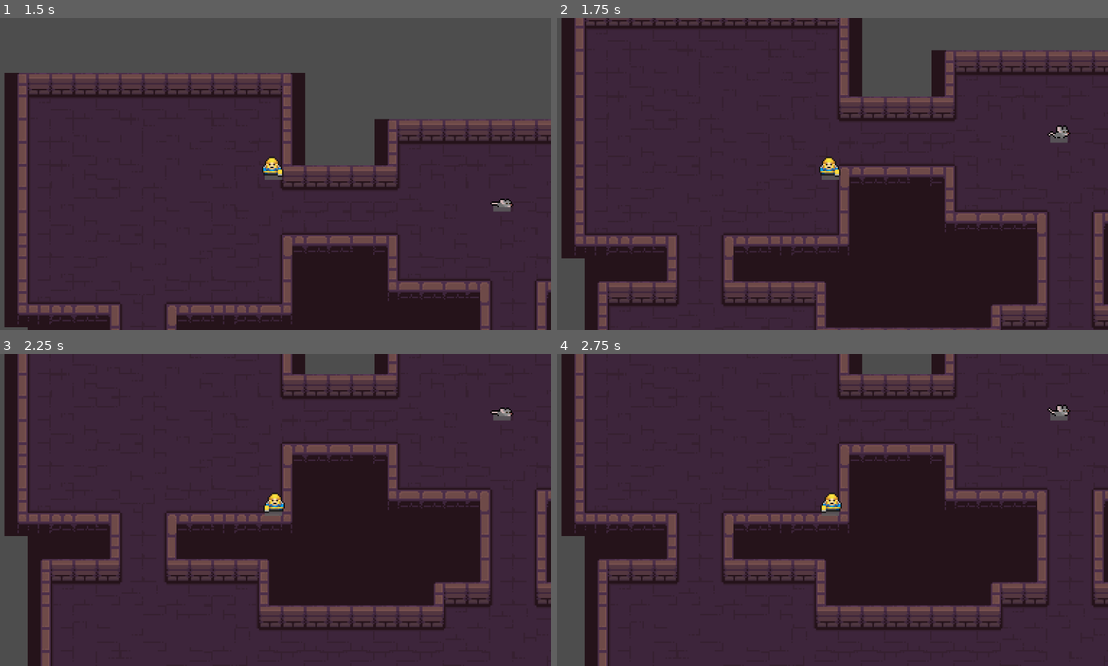
Above: before the commit, frames 1-4 (two rows, left to right).
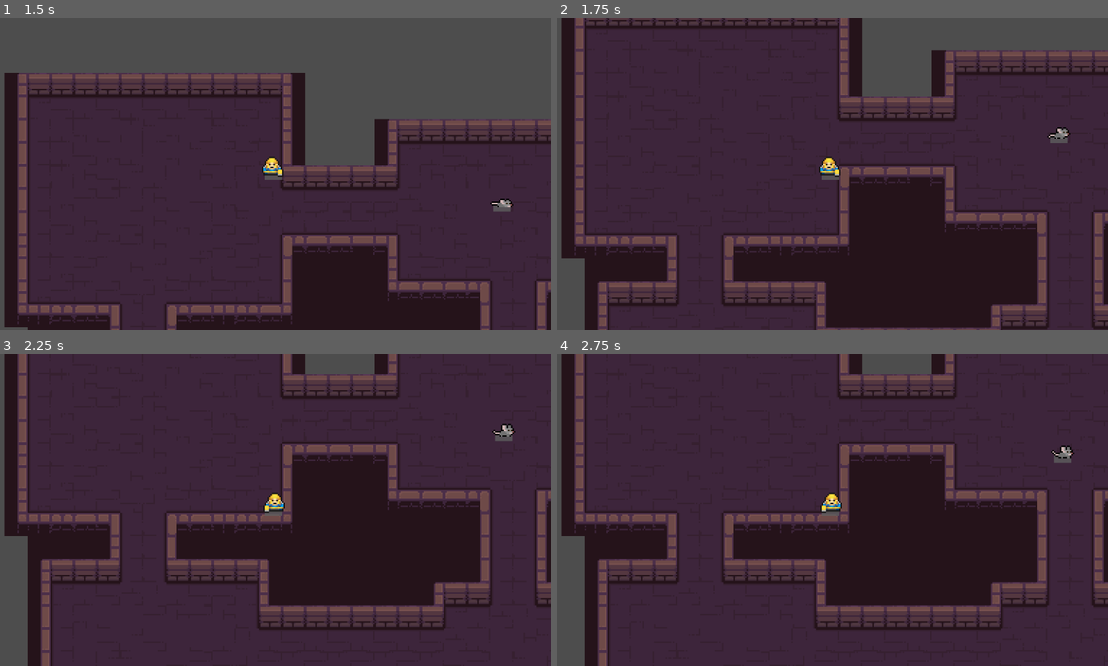
Above: after the commit, the same moments.

Repository: Mlee671/too-many-cats-
Game: Godot game, scene res://Scenes/main.tscn
Same seed, same stepped clock (60 frames per second), same inputs: the game is played once before the commit and once after it.
Inputs (mouse positions are in pixels of both pictures, inside the frame that each line leads up to):
- Up to frame 1 (1.5 s): tap Enter at 0.5 s; move the mouse to (396, 158) at 0.52 s; hold Right (Right) 0.53-1.28 s; tap Space (ability) at 0.6 s; move the mouse to (159, 189) at 1.27 s; hold S (Down) from 1.28 s (still down); right-click (159, 189) at 1.35 s
- Up to frame 2 (1.75 s): keep holding S (Down)
- Up to frame 3 (2.25 s): move the mouse to (330, 441) at 2.02 s; release S (Down) at 2.03 s; press the mouse at (330, 441) at 2.03 s; hold Right (Right) from 2.03 s (still down)
- Up to frame 4 (2.75 s): keep holding Right (Right)

Frame 1 is identical in both runs. In frame 2, less than 0.1% of the frame differs, in the area x 89-94%, y 34-41%; in frame 3, 0.3%; in frame 4, 0.3%, in the area x 89-94%, y 16-35%.

Commit message:
debug kill check moved to health script. visuals now flip based on wander vector direction

Diff:
--- a/Scenes/main.tscn
+++ b/Scenes/main.tscn
@@ -617,7 +617,7 @@
 position = Vector2(552, 106)
 tilemap = NodePath("../TileMapOrganiser/TileMapLayer")
 target = NodePath("../main_character")
-vision_range = 200.0
+vision_range = 10.0
 
 [node name="main_character" parent="." unique_id=1328872590 instance=ExtResource("2_bo1nx")]
 position = Vector2(380, 64)
--- a/entity/enemy/Enemy.tscn
+++ b/entity/enemy/Enemy.tscn
@@ -43,7 +43,7 @@
 
 [node name="texture" type="Sprite2D" parent="visual" unique_id=1680913945]
 
-[node name="hitbox" type="CollisionShape2D" parent="." unique_id=1076322931]
+[node name="Hitbox" type="CollisionShape2D" parent="." unique_id=1076322931]
 position = Vector2(0, -12)
 shape = SubResource("CapsuleShape2D_pux1x")
 
--- a/entity/enemy/enemy.gd
+++ b/entity/enemy/enemy.gd
@@ -24,6 +24,8 @@
 @onready var vision := $VisionRadius
 @onready var health := $HealthBar
 @onready var animation := $AnimationPlayer
+@onready var visual := $visual
+@onready var hitbox := $Hitbox
 
 func nearby_vector(range: Vector2) -> Vector2i:
 	return Vector2i(
@@ -48,9 +50,6 @@
 	push_error("Attack Logic not implemented. Must be overwritten.")
 
 func _physics_process(delta: float) -> void:
-	if Input.is_action_just_pressed("debug_kill_enemy"):
-		_on_death()
-
 	if vision.can_see_player():
 		enemyState = BEHAVIOUR.ATTACK
 		# stop vector drift from interrupting path
@@ -70,9 +69,16 @@
 		nav_agent.set_velocity(smooth_velocity)
 		animation.play_animation("moving")
 
+		# enemy looks left or right based on vector.x
+		if smooth_velocity.x < 0:
+			visual.scale.x = -1
+		else:
+			visual.scale.x = 1
+
 	# if attacking user, run corresponding logic
 	elif enemyState == BEHAVIOUR.ATTACK:
 		attack_logic()
+		# enemy should look left or right based on raycast to player
 
 ## navigation agent handles movement after adjusting vector
 func _on_nav_dist_adjust(safe_velocity: Vector2) -> void:
@@ -83,9 +89,15 @@
 	wander_stalling = false
 	set_wander_target()
 
+## Generic on death function:
+## - Plays death animation
+## - prevents movement
+## - removes hitbox
+## - removes instance after animation plays
 func _on_death() -> void:
 	animation.play_animation("death")
 	move_speed = 0
+	hitbox.set_deferred("disabled", true)
 	animation.no_interrupt = true
 	await animation.animation_finished
 	queue_free()
--- a/entity/enemy/health/health.gd
+++ b/entity/enemy/health/health.gd
@@ -4,6 +4,10 @@
 
 @export var max_health: int
 var current_health := max_health
+
+func _physics_process(_delta: float) -> void:
+	if Input.is_action_just_pressed("debug_kill_enemy"):
+		death.emit()
 
 func _on_damage(amount: int) -> void:
 	current_health -= amount
